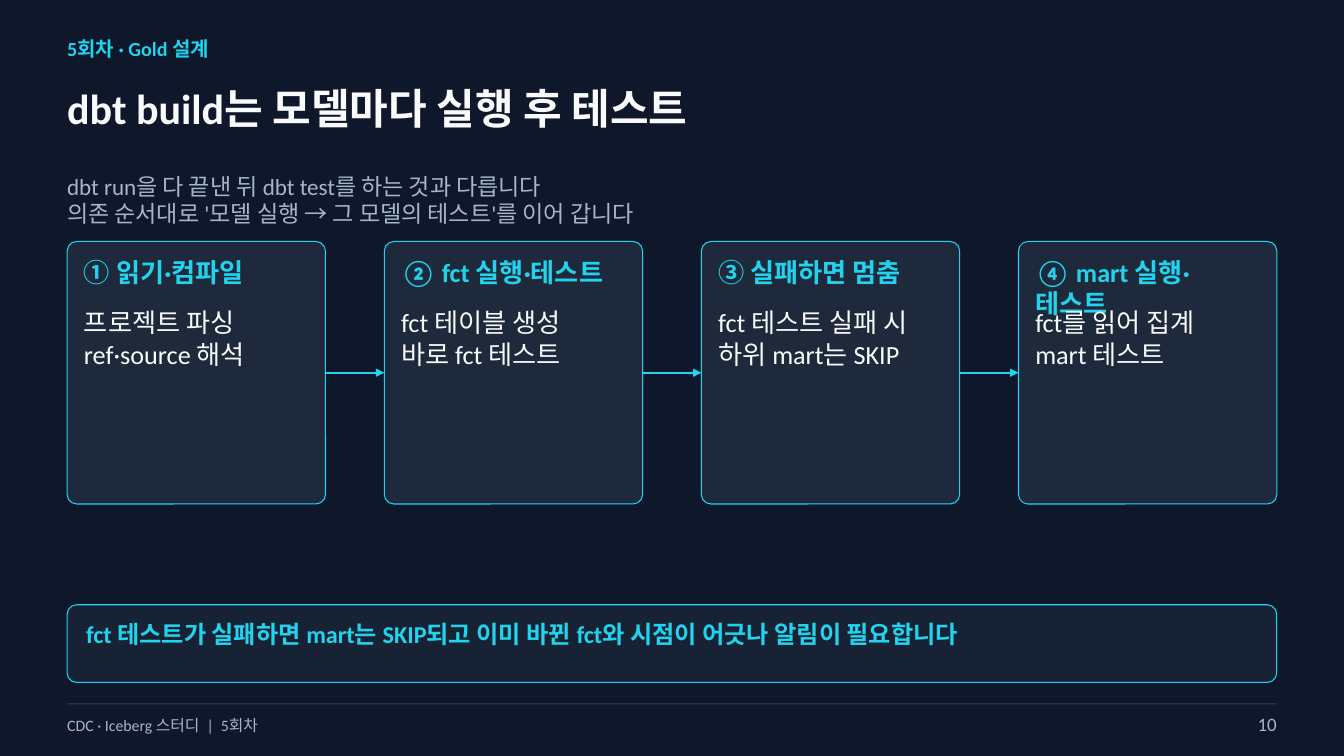
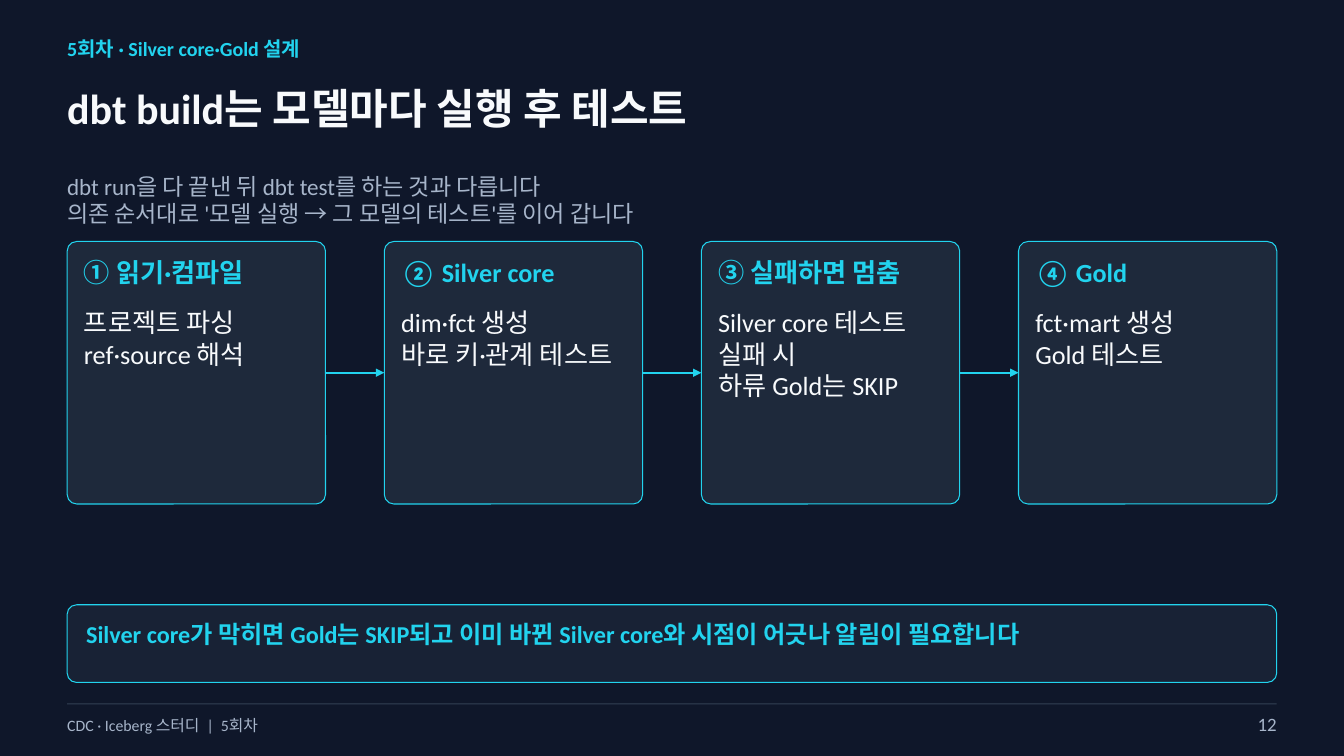
Before and after one commit to kim-dabin/cdc-lakehouse-study, a slide deck: slide 12 of labs/session05/slides/05-session05-student.pptx (slide 10 before the commit). Drawn at 1344x756 pixels with LibreOffice and Linux fonts; fonts in the diff are those of the drawing. Boxes give left, top, right and bottom in pixels: in the first picture for what was removed or moved away, otherwise in the second. Text is boxed around its words. In the diff, an @@ line names an element or a change of style, - is before the commit and + after.

```diff
--- a/labs/session05/slides/05-session05-student.pptx
+++ b/labs/session05/slides/05-session05-student.pptx
@@ text at box(67, 39, 301, 58): text changed @@
-5회차 · Gold 설계
+5회차 · Silver core·Gold 설계
@@ text at box(401, 261, 555, 287): text changed @@
-② fct 실행·테스트
+② Silver core
@@ text at box(1035, 261, 1127, 287): text changed @@
-④ mart 실행·테스트
+④ Gold
@@ text at box(401, 310, 612, 366): text changed @@
-fct 테이블 생성
-바로 fct 테스트
+dim·fct 생성
+바로 키·관계 테스트
@@ text at box(718, 310, 906, 397): text changed @@
-fct 테스트 실패 시
-하위 mart는 SKIP
+Silver core 테스트 실패 시
+하류 Gold는 SKIP
@@ text at box(1035, 310, 1174, 366): text changed @@
-fct를 읽어 집계
-mart 테스트
+fct·mart 생성
+Gold 테스트
@@ text at box(86, 622, 1019, 645): text changed @@
-fct 테스트가 실패하면 mart는 SKIP되고 이미 바뀐 fct와 시점이 어긋나 알림이 필요합니다
+Silver core가 막히면 Gold는 SKIP되고 이미 바뀐 Silver core와 시점이 어긋나 알림이 필요합니다
@@ text at box(1258, 719, 1277, 731): text changed @@
-10
+12
```
Also in this commit, not shown: 27 other slides changed, 3 slides added, 1 slide removed, 1 other file.
